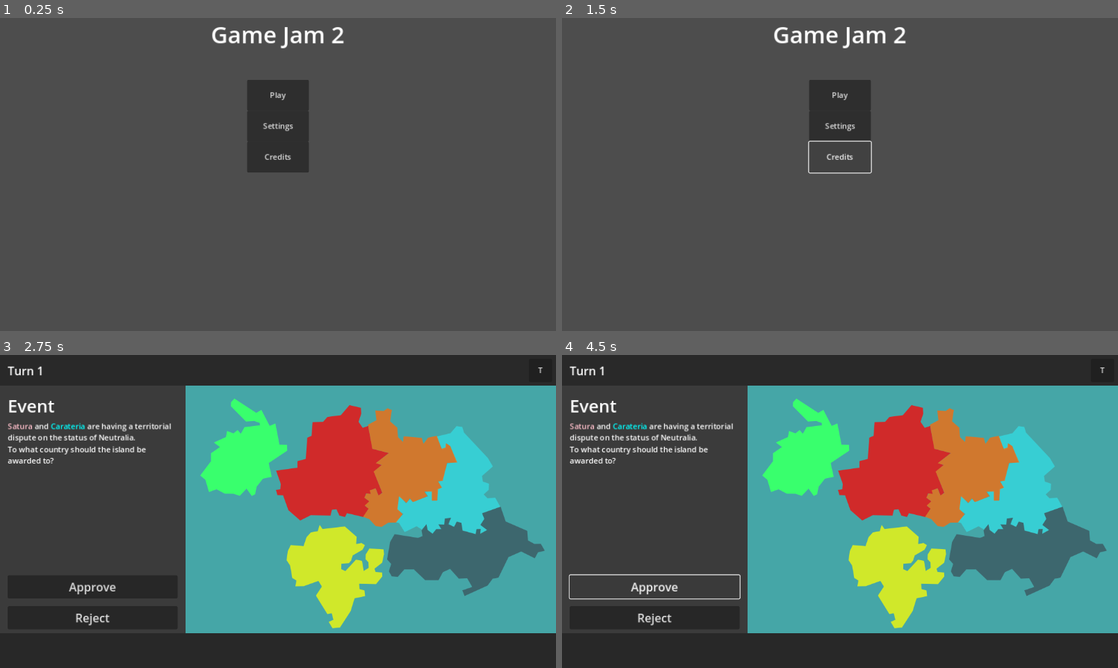
Above: before the commit, frames 1-4 (two rows, left to right).
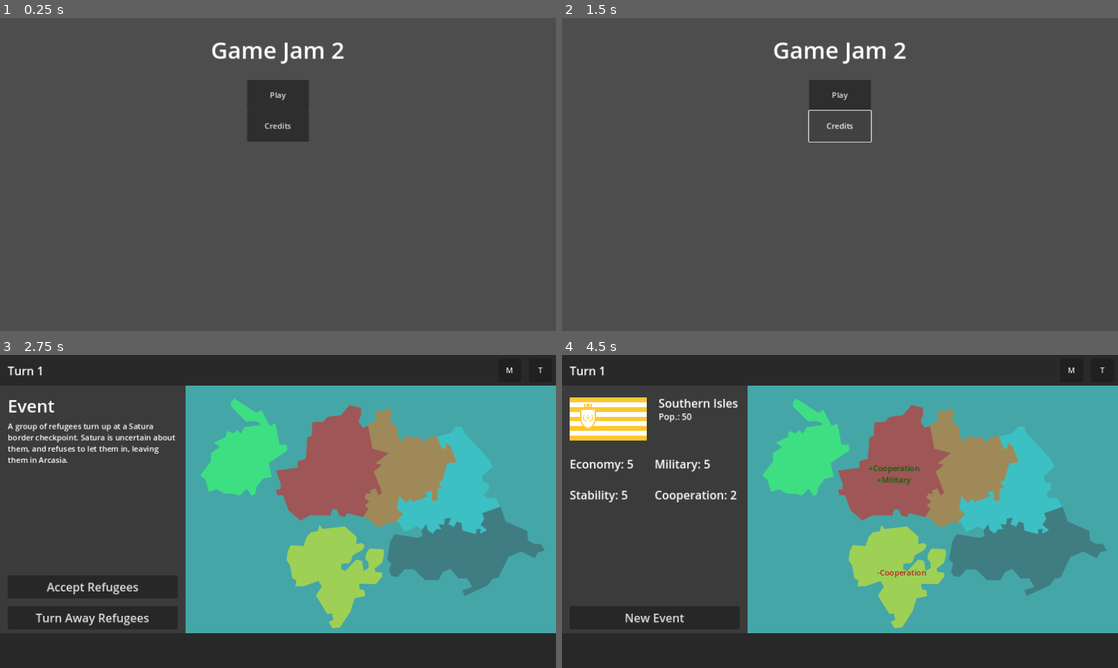
Above: after the commit, the same moments.

Repository: SaturdayMilkshake/game-jam-2
Game: Godot game, scene res://scenes/title_screen/title_screen.tscn
Same seed, same stepped clock (60 frames per second), same inputs: the game is played once before the commit and once after it.
Inputs (mouse positions are in pixels of both pictures, inside the frame that each line leads up to):
- Up to frame 1 (0.25 s): no input
- Up to frame 2 (1.5 s): click (840, 127) at 0.5 s, where only the run before the commit has a clickable "Settings"; click "Credits" at 1.25 s
- Up to frame 3 (2.75 s): click "Play" at 2 s
- Up to frame 4 (4.5 s): click "Approve" (after the commit: "Accept Refugees") at 2.75 s; click (656, 617) at 3.5 s, where only the run before the commit has a clickable "Reject"; click "Approve" (after the commit: "Award to Satura") at 4.25 s

The runs differ from the first frame. In frame 1, 2.2% of the frame differs, in the area x 38-62%, y 2-50%; in frame 2, 1.5%; in frame 3, 15%; in frame 4, 17%, in the area x 1-93%, y 4-88%.

Commit message:
add status label to countries

Diff:
--- a/misc/event_spreadsheet.csv
+++ b/misc/event_spreadsheet.csv
@@ -1,6 +1,4 @@
-Event Number,Description,Country 1,Country 2,Option 1 Name,Option 2 Name,Option 1 Effect 1,Option 1 Modifier 1,Option 1 Effect 2,Option 1 Modifier 2,Option 2 Effect 1,Option 2 Modifier 1,Option 2 Effect 2,Option 2 Modifier 2
-1,COUNTRY1 and COUNTRY2 are having a dispute on the status of Neutrailia.,RANDOM,RANDOM,Award to COUNTRY1,Award to COUNTRY2,Cooperation,,,,,,,
-2,,,,,,,,,,,,,
-3,,,,,,,,,,,,,
-4,,,,,,,,,,,,,
-5,,,,,,,,,,,,,
+Event Number,Description,Country 1,Country 2,Option 1 Name,Option 2 Name,Option 1 Effect 1,Option 1 Modifier 1,Option 1 Effect 2,Option 1 Modifier 2,Option 1 Effect 3,Option 1 Modifier 3,Option 1 Effect 4,Option 1 Modifier 4,Option 2 Effect 1,Option 2 Modifier 1,Option 2 Effect 2,Option 2 Modifier 2,Option 2 Effect 3,Option 2 Modifier 3,Option 2 Effect 4,Option 2 Modifier 4
+1,COUNTRY1 and COUNTRY2 are having a dispute on the status of Neutralia.,RANDOM,RANDOM,Award to COUNTRY1,Award to COUNTRY2,Cooperation,2,Military,1,Cooperation,-3,,,Cooperation,-2,,,Cooperation,1,Military,1
+2,"A massive oil deposit has been found at the border of COUNTRY1 and COUNTRY2. However, they both claim a majority of the area, citing historical rights. To which country will you award it to?",RANDOM,RANDOM,Favor COUNTRY1,Favor COUNTRY2,Economy,2,Cooperation,2,Economy,1,Cooperation,-2,Economy,1,Cooperation,-1,Economy,2,Cooperation,2
+3,"A group of refugees turn up at a COUNTRY1 border checkpoint. COUNTRY1 is uncertain about them, and refuses to let them in, leaving them in COUNTRY2.",RANDOM,RANDOM,Accept Refugees,Turn Away Refugees,Stability,2,,,Stability,-2,,,Stability,-2,,,Stability,2,,
--- a/scenes/components/cooperation/cooperation.gd
+++ b/scenes/components/cooperation/cooperation.gd
@@ -1,3 +1,12 @@
 extends Node
 
 @export var cooperation: int = 5
+
+signal no_cooperation
+
+func modify_cooperation(modifier: int) -> void:
+	cooperation += modifier
+
+	if cooperation <= 0:
+		cooperation = 0
+		emit_signal("no_cooperation")
--- a/scenes/components/economy/economy.gd
+++ b/scenes/components/economy/economy.gd
@@ -1,3 +1,15 @@
 extends Node
 
 @export var economy: int = 10
+
+signal no_economy
+
+func modify_economy(modifier: int) -> void:
+	economy += modifier
+
+	if modifier > 0:
+		pass
+
+	if economy <= 0:
+		economy = 0
+		emit_signal("no_economy")
--- a/scenes/components/military/military.gd
+++ b/scenes/components/military/military.gd
@@ -1,3 +1,12 @@
 extends Node
 
 @export var military: int = 10
+
+signal no_military
+
+func modify_military(modifier: int) -> void:
+	military += modifier
+
+	if military <= 0:
+		military = 0
+		emit_signal("no_military")
--- a/scenes/components/stability/stability.gd
+++ b/scenes/components/stability/stability.gd
@@ -1,3 +1,12 @@
 extends Node
 
 @export var stability: int = 10
+
+signal no_stability
+
+func modify_stability(modifier: int) -> void:
+	stability += modifier
+
+	if stability <= 0:
+		stability = 0
+		emit_signal("no_stability")
--- a/scenes/country/country.gd
+++ b/scenes/country/country.gd
@@ -29,22 +29,35 @@
 	military.military = starting_military
 
 func new_turn(_turn: int) -> void:
-	pass
+	population += (economy.economy - 5) + (stability.stability - 5)
 
 func modify_country_value(country: String, attribute: String, modifier: int) -> void:
 	if country == country_name:
+		if modifier > 0:
+			$Status.text += "[center][color=darkgreen]+"
+		elif modifier < 0:
+			$Status.text += "[center][color=firebrick]-"
+
 		match attribute:
 			"Economy":
 				economy.economy += modifier
+				$Status.text += "Economy"
 			"Stability":
 				stability.stability += modifier
+				$Status.text += "Stability"
 			"Military":
 				military.military += modifier
+				$Status.text += "Military"
 			"Cooperation":
 				cooperation.cooperation += modifier
+				$Status.text += "Cooperation"
 			"Population":
 				population += modifier
-		SignalHandler.emit_signal("country_selected", country_name, flag, population, economy.economy, stability.stability, military.military, cooperation.cooperation)
+				$Status.text += "Population"
+		$Status.text += "\n"
+		$Status.text.strip_edges()
+		move_status_label()
+	SignalHandler.emit_signal("country_selected", country_name, flag, population, economy.economy, stability.stability, military.military, cooperation.cooperation)
 
 func _on_map_pressed() -> void:
 	SignalHandler.emit_signal("country_selected", country_name, flag, population, economy.economy, stability.stability, military.military, cooperation.cooperation)
@@ -54,3 +67,14 @@
 
 func _on_map_mouse_exited() -> void:
 	self.modulate = Color(1.0, 1.0, 1.0, 1.0)
+
+func move_status_label() -> void:
+	var tween: Tween = create_tween()
+	$Status.visible = true
+	tween.tween_property($Status, "position", $Status.position + Vector2(0, -25), 1).set_trans(Tween.TRANS_CIRC)
+	tween.tween_callback(reset_status_label_position)
+
+func reset_status_label_position() -> void:
+	$Status.visible = false
+	$Status.position -= Vector2(0, -25)
+	$Status.text = ""
--- a/scenes/country/country.tscn
+++ b/scenes/country/country.tscn
@@ -18,10 +18,19 @@
 [node name="Cooperation" parent="." instance=ExtResource("5_hfe5j")]
 
 [node name="Map" type="TextureButton" parent="."]
+self_modulate = Color(1, 1, 1, 0.643137)
 offset_right = 64.0
 offset_bottom = 64.0
 stretch_mode = 4
 
+[node name="Status" type="RichTextLabel" parent="."]
+offset_right = 192.0
+offset_bottom = 64.0
+mouse_filter = 2
+bbcode_enabled = true
+fit_content = true
+scroll_active = false
+
 [connection signal="mouse_entered" from="Map" to="." method="_on_map_mouse_entered"]
 [connection signal="mouse_exited" from="Map" to="." method="_on_map_mouse_exited"]
 [connection signal="pressed" from="Map" to="." method="_on_map_pressed"]
--- a/scenes/game_manager/event_manager.gd
+++ b/scenes/game_manager/event_manager.gd
@@ -1,6 +1,6 @@
 extends Node
 
-@export var countries: Array[String] = [""]
+var countries: Array[String] = ["Satura", "Carateria", "Arcasia", "Contana", "Beorland", "Southern Isles"]
 
 var events: Array = []
 
@@ -8,6 +8,7 @@
 
 func _ready() -> void:
 	SignalHandler.connect("event_option_selected", Callable(self, "event_option_selected"))
+	SignalHandler.connect("new_event_requested", Callable(self, "new_event_requested"))
 	initialize_events()
 	generate_new_event()
 
@@ -23,11 +24,26 @@
 func generate_new_event() -> void:
 	var event_id: int = randi_range(0, events.size() - 1)
 	current_event = events[event_id]
+	if current_event[2] == "RANDOM":
+		current_event[2] = countries.pick_random()
+	if current_event[3] == "RANDOM":
+		current_event[3] = countries.pick_random()
+		while current_event[3] == current_event[2]:
+			current_event[3] = countries.pick_random()
 	SignalHandler.emit_signal("event_generated", current_event[1], current_event[2], current_event[3], current_event[4], current_event[5])
 
 func event_option_selected(option: int) -> void:
 	match option:
 		1:
-			print("1")
+			SignalHandler.emit_signal("modify_country_value", current_event[2], current_event[6], current_event[7].to_int())
+			SignalHandler.emit_signal("modify_country_value", current_event[2], current_event[8], current_event[9].to_int())
+			SignalHandler.emit_signal("modify_country_value", current_event[3], current_event[10], current_event[11].to_int())
+			SignalHandler.emit_signal("modify_country_value", current_event[3], current_event[12], current_event[13].to_int())
 		2:
-			print("2")
+			SignalHandler.emit_signal("modify_country_value", current_event[2], current_event[14], current_event[15].to_int())
+			SignalHandler.emit_signal("modify_country_value", current_event[2], current_event[16], current_event[17].to_int())
+			SignalHandler.emit_signal("modify_country_value", current_event[3], current_event[18], current_event[19].to_int())
+			SignalHandler.emit_signal("modify_country_value", current_event[3], current_event[20], current_event[21].to_int())
+
+func new_event_requested() -> void:
+	generate_new_event()
--- /dev/null
+++ b/scenes/options/audio_toggle.gd
@@ -0,0 +1,11 @@
+extends Button
+
+var audio_enabled: bool = true
+
+func _on_pressed() -> void:
+	if audio_enabled:
+		self.text = "O"
+		audio_enabled = false
+	else:
+		self.text = "M"
+		audio_enabled = true
--- /dev/null
+++ b/scenes/options/audio_toggle.tscn
@@ -0,0 +1,11 @@
+[gd_scene load_steps=2 format=3 uid="uid://s7thsiwi1uuy"]
+
+[ext_resource type="Script" path="res://scenes/options/audio_toggle.gd" id="1_vrnqu"]
+
+[node name="AudioToggle" type="Button"]
+offset_right = 48.0
+offset_bottom = 48.0
+text = "M"
+script = ExtResource("1_vrnqu")
+
+[connection signal="pressed" from="." to="." method="_on_pressed"]
--- a/scenes/title_screen/title_screen.tscn
+++ b/scenes/title_screen/title_screen.tscn
@@ -6,8 +6,9 @@
 script = ExtResource("1_ve2lx")
 
 [node name="GameTitle" type="Label" parent="."]
+offset_top = 32.0
 offset_right = 1152.0
-offset_bottom = 64.0
+offset_bottom = 99.0
 theme_override_font_sizes/font_size = 48
 text = "Game Jam 2"
 horizontal_alignment = 1
@@ -20,18 +21,11 @@
 offset_bottom = 192.0
 text = "Play"
 
-[node name="Settings" type="Button" parent="."]
+[node name="Credits" type="Button" parent="."]
 offset_left = 512.0
 offset_top = 192.0
 offset_right = 640.0
 offset_bottom = 256.0
-text = "Settings"
-
-[node name="Credits" type="Button" parent="."]
-offset_left = 512.0
-offset_top = 256.0
-offset_right = 640.0
-offset_bottom = 320.0
 text = "Credits"
 
 [connection signal="pressed" from="Play" to="." method="_on_play_pressed"]
--- a/scenes/world/ui/country_info/country_info.gd
+++ b/scenes/world/ui/country_info/country_info.gd
@@ -12,3 +12,7 @@
 	$Stability.text = "Stability: " + str(stability)
 	$Military.text = "Military: " + str(military)
 	$Cooperation.text = "Cooperation: " + str(cooperation)
+
+func _on_new_event_pressed() -> void:
+	self.visible = false
+	SignalHandler.emit_signal("new_event_requested")
--- a/scenes/world/ui/country_info/country_info.tscn
+++ b/scenes/world/ui/country_info/country_info.tscn
@@ -7,7 +7,7 @@
 layout_mode = 3
 anchors_preset = 0
 offset_right = 384.0
-offset_bottom = 256.0
+offset_bottom = 512.0
 script = ExtResource("1_rn7no")
 
 [node name="Flag" type="TextureRect" parent="."]
@@ -79,3 +79,14 @@
 theme_override_font_sizes/font_size = 24
 text = "Cooperation: 5"
 vertical_alignment = 1
+
+[node name="NewEvent" type="Button" parent="."]
+layout_mode = 0
+offset_left = 16.0
+offset_top = 456.0
+offset_right = 368.0
+offset_bottom = 504.0
+theme_override_font_sizes/font_size = 24
+text = "New Event"
+
+[connection signal="pressed" from="NewEvent" to="." method="_on_new_event_pressed"]
--- a/scenes/world/ui/event_info/event_info.gd
+++ b/scenes/world/ui/event_info/event_info.gd
@@ -4,12 +4,24 @@
 
 func _ready() -> void:
 	SignalHandler.connect("country_selected", Callable(self, "country_selected"))
+	SignalHandler.connect("event_generated", Callable(self, "event_generated"))
 
 func _on_option_1_pressed() -> void:
 	SignalHandler.emit_signal("event_option_selected", 1)
+	self.visible = false
 
 func _on_option_2_pressed() -> void:
 	SignalHandler.emit_signal("event_option_selected", 2)
+	self.visible = false
 
 func country_selected(_country: String, _flag: String, _population: int, _economy: int, _stability: int, _military: int, _cooperation: int) -> void:
 	self.visible = false
+
+func event_generated(event_description: String, country_1: String, country_2: String, option_1: String, option_2: String) -> void:
+	var new_text: String = event_description.replace("COUNTRY1", country_1).replace("COUNTRY2", country_2)
+	$Description.text = new_text
+	var new_option_1: String = option_1.replace("COUNTRY1", country_1).replace("COUNTRY2", country_2)
+	$Option1.text = new_option_1
+	var new_option_2: String = option_2.replace("COUNTRY1", country_1).replace("COUNTRY2", country_2)
+	$Option2.text = new_option_2
+	self.visible = true
--- /dev/null
+++ b/scenes/world/ui/game_over/game_over.tscn
@@ -0,0 +1,9 @@
+[gd_scene format=3 uid="uid://dqoln44w5jcbh"]
+
+[node name="GameOver" type="Control"]
+layout_mode = 3
+anchors_preset = 15
+anchor_right = 1.0
+anchor_bottom = 1.0
+grow_horizontal = 2
+grow_vertical = 2
--- a/scenes/world/world.tscn
+++ b/scenes/world/world.tscn
@@ -1,10 +1,12 @@
-[gd_scene load_steps=6 format=3 uid="uid://cbvkf5dobplar"]
+[gd_scene load_steps=8 format=3 uid="uid://cbvkf5dobplar"]
 
 [ext_resource type="Script" path="res://scenes/world/world.gd" id="1_il811"]
 [ext_resource type="PackedScene" uid="uid://cdycehgp78nr0" path="res://scenes/country/country.tscn" id="1_wohfb"]
 [ext_resource type="PackedScene" uid="uid://da367dath0qla" path="res://scenes/game_manager/game_manager.tscn" id="3_5iws7"]
 [ext_resource type="PackedScene" uid="uid://wa8c6q8bsggs" path="res://scenes/world/ui/event_info/event_info.tscn" id="3_21bx7"]
 [ext_resource type="PackedScene" uid="uid://bs357xfrieidy" path="res://scenes/world/ui/country_info/country_info.tscn" id="3_txpeh"]
+[ext_resource type="PackedScene" uid="uid://s7thsiwi1uuy" path="res://scenes/options/audio_toggle.tscn" id="6_3geyv"]
+[ext_resource type="Texture2D" uid="uid://c7tlb7n1slofl" path="res://assets/flags/map_nobg.svg" id="6_mxnvk"]
 
 [node name="World" type="Node2D"]
 script = ExtResource("1_il811")
@@ -43,12 +45,13 @@
 
 [node name="GameManager" parent="." instance=ExtResource("3_5iws7")]
 
-[node name="ColorRect" type="ColorRect" parent="."]
+[node name="WorldBackground" type="ColorRect" parent="."]
 offset_left = 384.0
 offset_top = 64.0
 offset_right = 1152.0
 offset_bottom = 576.0
 color = Color(0.270942, 0.649567, 0.653802, 1)
+metadata/_edit_lock_ = true
 
 [node name="BackToTitle" type="Button" parent="."]
 offset_left = 1096.0
@@ -56,10 +59,26 @@
 offset_right = 1144.0
 offset_bottom = 56.0
 text = "T"
+metadata/_edit_lock_ = true
+
+[node name="AudioToggle" parent="." instance=ExtResource("6_3geyv")]
+offset_left = 1032.0
+offset_top = 8.0
+offset_right = 1080.0
+offset_bottom = 56.0
+metadata/_edit_lock_ = true
+
+[node name="TextureRect" type="TextureRect" parent="."]
+visible = false
+offset_left = 384.0
+offset_top = 64.0
+offset_right = 1152.0
+offset_bottom = 576.0
+texture = ExtResource("6_mxnvk")
+metadata/_edit_lock_ = true
 
 [node name="Countries" type="Node2D" parent="."]
 position = Vector2(384, 64)
-metadata/_edit_group_ = true
 
 [node name="Country" parent="Countries" instance=ExtResource("1_wohfb")]
 country_name = "Satura"
@@ -67,34 +86,82 @@
 map = "res://assets/flags/satura_map.svg"
 mask = "res://assets/flags/satura_mask.svg"
 
+[node name="Status" parent="Countries/Country" index="5"]
+offset_left = 240.0
+offset_top = 160.0
+offset_right = 368.0
+offset_bottom = 206.0
+
 [node name="Country2" parent="Countries" instance=ExtResource("1_wohfb")]
 country_name = "Carateria"
 flag = "res://assets/flags/carateria.svg"
 map = "res://assets/flags/carateria_map.svg"
 mask = "res://assets/flags/carateria_mask.svg"
+metadata/_edit_lock_ = true
+
+[node name="Status" parent="Countries/Country2" index="5"]
+offset_left = 520.0
+offset_top = 208.0
+offset_right = 648.0
+offset_bottom = 254.0
 
 [node name="Country3" parent="Countries" instance=ExtResource("1_wohfb")]
-country_name = "Boerland"
+country_name = "Beorland"
 flag = "res://assets/flags/bingus1.svg"
 map = "res://assets/flags/green_map.svg"
 mask = "res://assets/flags/green_mask.svg"
+metadata/_edit_lock_ = true
+
+[node name="Status" parent="Countries/Country3" index="5"]
+offset_left = 56.0
+offset_top = 128.0
+offset_right = 184.0
+offset_bottom = 174.0
 
 [node name="Country4" parent="Countries" instance=ExtResource("1_wohfb")]
 country_name = "Arcasia"
 flag = "res://assets/flags/bossman2.svg"
 map = "res://assets/flags/orange_map.svg"
 mask = "res://assets/flags/orange_mask.svg"
+metadata/_edit_lock_ = true
+
+[node name="Status" parent="Countries/Country4" index="5"]
+offset_left = 392.0
+offset_top = 160.0
+offset_right = 520.0
+offset_bottom = 206.0
 
 [node name="Country5" parent="Countries" instance=ExtResource("1_wohfb")]
 country_name = "Contana"
 flag = "res://assets/flags/bossman1.svg"
 map = "res://assets/flags/gray_map.svg"
 mask = "res://assets/flags/gray_mask.svg"
+metadata/_edit_lock_ = true
+
+[node name="Status" parent="Countries/Country5" index="5"]
+offset_left = 520.0
+offset_top = 328.0
+offset_right = 648.0
+offset_bottom = 374.0
 
 [node name="Country6" parent="Countries" instance=ExtResource("1_wohfb")]
 country_name = "Southern Isles"
 flag = "res://assets/flags/bingus1(1).svg"
 map = "res://assets/flags/yellow_map.svg"
 mask = "res://assets/flags/yellow_mask.svg"
+metadata/_edit_lock_ = true
+
+[node name="Status" parent="Countries/Country6" index="5"]
+offset_left = 256.0
+offset_top = 376.0
+offset_right = 384.0
+offset_bottom = 422.0
 
 [connection signal="pressed" from="BackToTitle" to="." method="_on_back_to_title_pressed"]
+
+[editable path="Countries/Country"]
+[editable path="Countries/Country2"]
+[editable path="Countries/Country3"]
+[editable path="Countries/Country4"]
+[editable path="Countries/Country5"]
+[editable path="Countries/Country6"]
--- a/scripts/signal_handler.gd
+++ b/scripts/signal_handler.gd
@@ -9,7 +9,10 @@
 signal modify_country_value(country: String, attribute: String, modifier: int)
 
 @warning_ignore("unused_signal")
+signal new_event_requested
+@warning_ignore("unused_signal")
 signal event_generated(description: String, country_1: String, country_2: String, option_1: String, option_2: String)
 
 
+@warning_ignore("unused_signal")
 signal event_option_selected(option: int)
Binary file changed: misc/event_spreadsheet.Country 1.translation
Binary file changed: misc/event_spreadsheet.Country 2.translation
Binary file changed: misc/event_spreadsheet.Description.translation
Binary file changed: misc/event_spreadsheet.Option 1 Effect 1.translation
Binary file changed: misc/event_spreadsheet.Option 1 Effect 2.translation
Binary file added: misc/event_spreadsheet.Option 1 Effect 3.translation
Binary file added: misc/event_spreadsheet.Option 1 Effect 4.translation
Binary file changed: misc/event_spreadsheet.Option 1 Modifier 1.translation
Binary file changed: misc/event_spreadsheet.Option 1 Modifier 2.translation
Binary file added: misc/event_spreadsheet.Option 1 Modifier 3.translation
Binary file added: misc/event_spreadsheet.Option 1 Modifier 4.translation
Binary file changed: misc/event_spreadsheet.Option 1 Name.translation
(and 11 more such lines)
